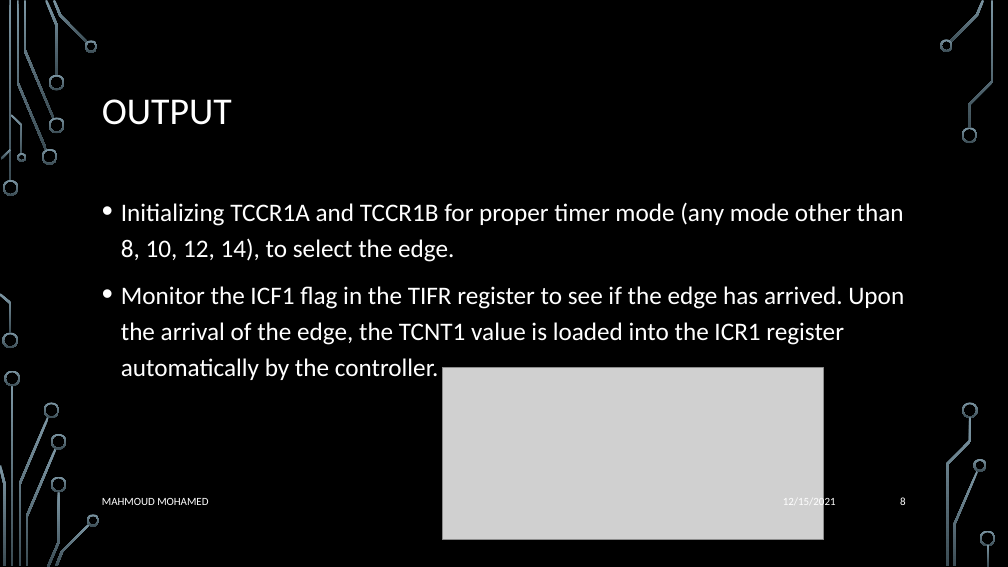
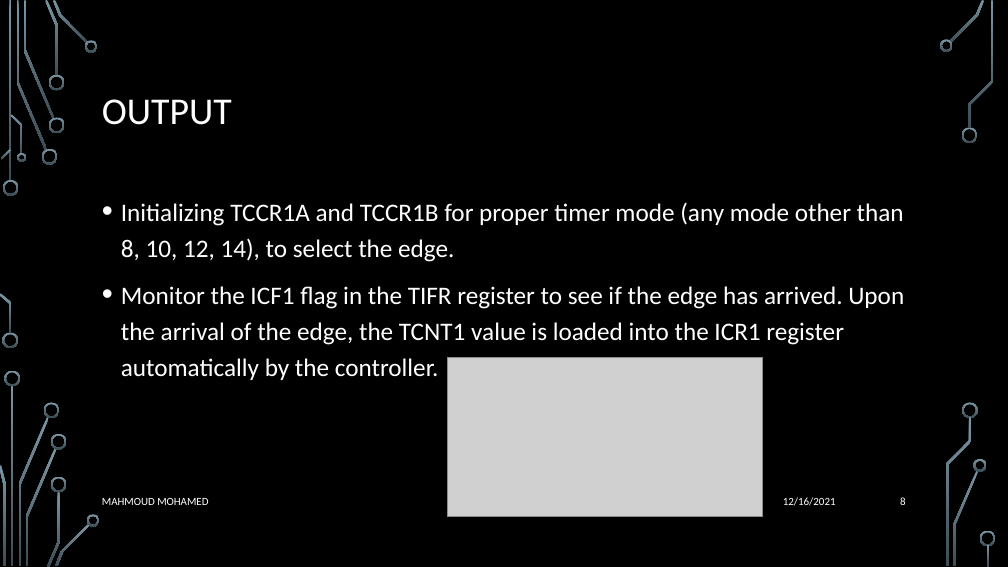
Before and after one commit to Mahmoud-Mohamed269/PWM_Drawer_Project, a slide deck: slide 8 of Pwm drawer project.pptx. Drawn at 1008x567 pixels with LibreOffice and Linux fonts; fonts in the diff are those of the drawing; grey boxes stand for pictures; background and template pictures are left out. Boxes give left, top, right and bottom in pixels: in the first picture for what was removed or moved away, otherwise in the second. Text is boxed around its words. In the diff, an @@ line names an element or a change of style, - is before the commit and + after.

```diff
--- a/Pwm drawer project.pptx
+++ b/Pwm drawer project.pptx
@@ picture at [447,358,762,516]: rotation 90 to 0 degrees @@
@@ text at [783,497,836,506]: text changed @@
-12/15/2021
+12/16/2021
```
Also in this commit, not shown: 8 other slides changed, 12 other files.
